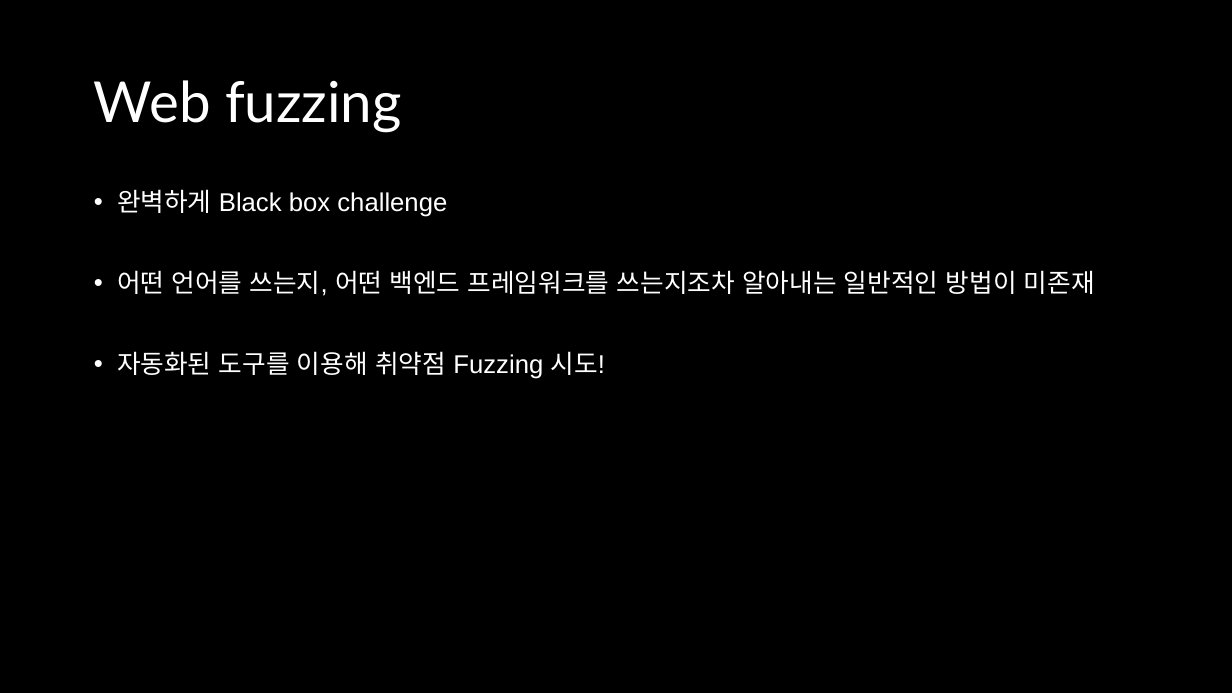
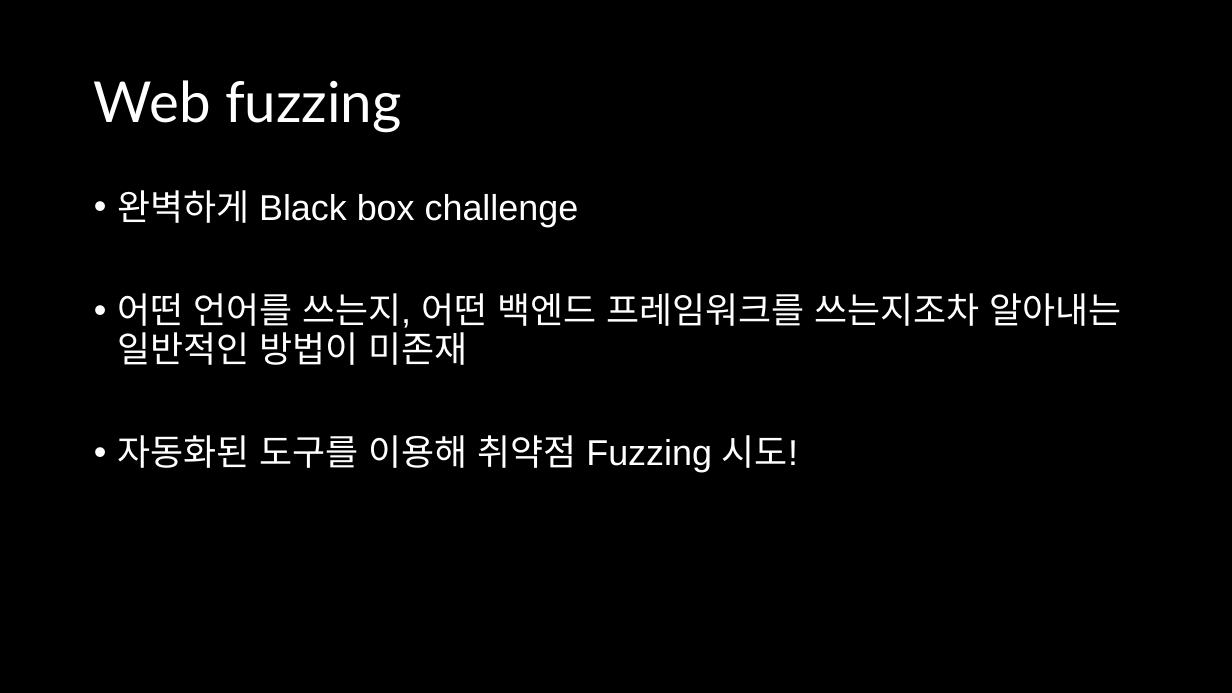
Before and after one commit to mirusu400/fuzzing-bug-hunting, a slide deck: slide 9 of 김성진_Fuzzing과 툴을 활용한 리얼월드 버그 헌팅.pptx. Drawn at 1232x693 pixels with LibreOffice and Linux fonts; fonts in the diff are those of the drawing. Boxes give left, top, right and bottom in pixels: in the first picture for what was removed or moved away, otherwise in the second. Text is boxed around its words. In the diff, an @@ line names an element or a change of style, - is before the commit and + after.

```diff
--- a/김성진_Fuzzing과 툴을 활용한 리얼월드 버그 헌팅.pptx
+++ b/김성진_Fuzzing과 툴을 활용한 리얼월드 버그 헌팅.pptx
@@ text "완벽하게 Black box challenge" at <box>117,190,1121,472</box>: size 20 to 28 pt @@
```
Also in this commit, not shown: 4 other slides changed, 9 slides added.
